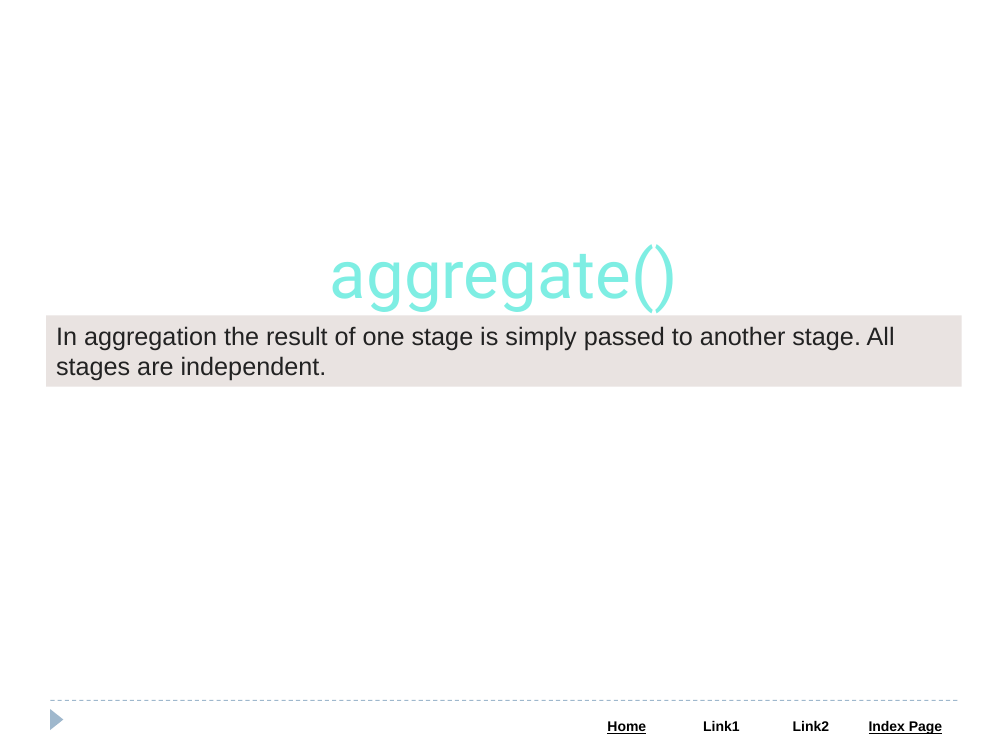
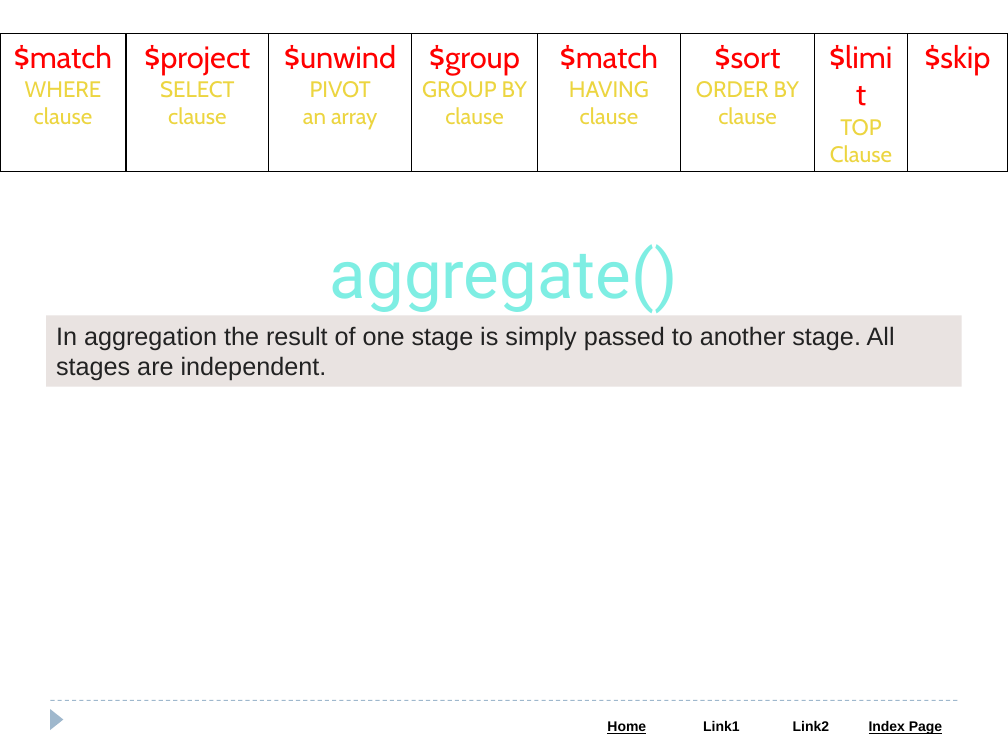
Before and after one commit to Saleel-Bagde/PPT-s, a slide deck: slide 88 of MongoDB PPT.pptx. Drawn at 1008x756 pixels with LibreOffice and Linux fonts; fonts in the diff are those of the drawing. Boxes give left, top, right and bottom in pixels: in the first picture for what was removed or moved away, otherwise in the second. Text is boxed around its words. In the diff, an @@ line names an element or a change of style, - is before the commit and + after.

```diff
--- a/MongoDB PPT.pptx
+++ b/MongoDB PPT.pptx
@@ table added at (0, 33, 1008, 167), 1 rows, 8 columns @@
+$match / WHERE / clause | $project / SELECT / clause | $unwind / PIVOT / an array | $group / GROUP BY clause | $match / HAVING / clause | $sort / ORDER BY clause | $limit / TOP / Clause | $skip
```
Also in this commit, not shown: 1 other slide changed.
